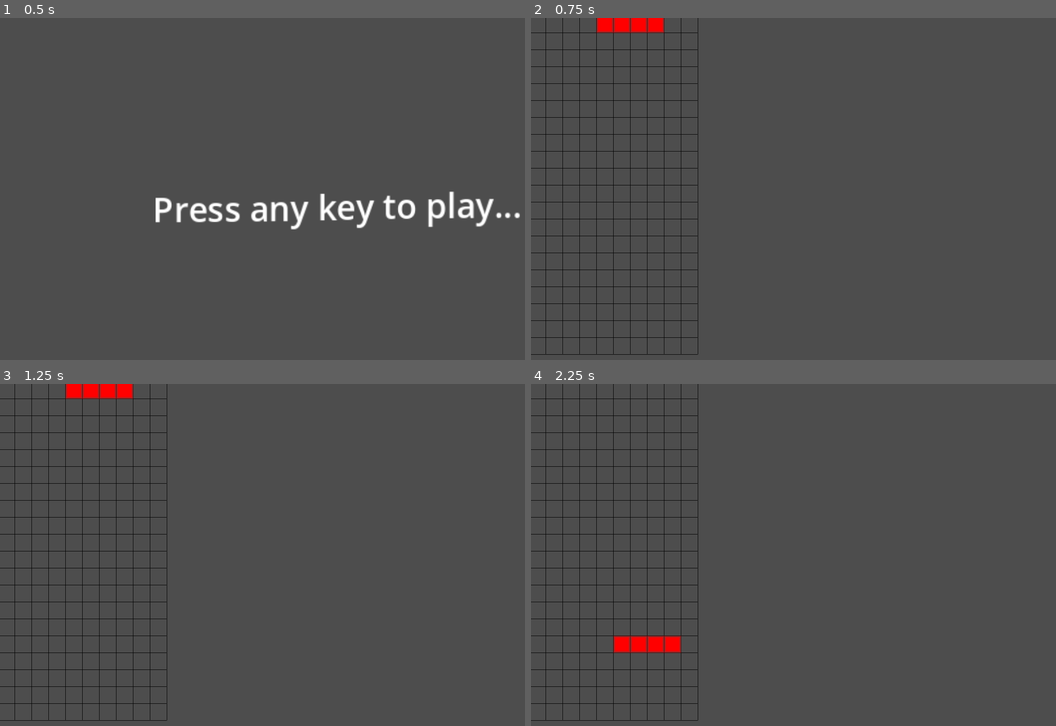
Above: before the commit, frames 1-4 (two rows, left to right).
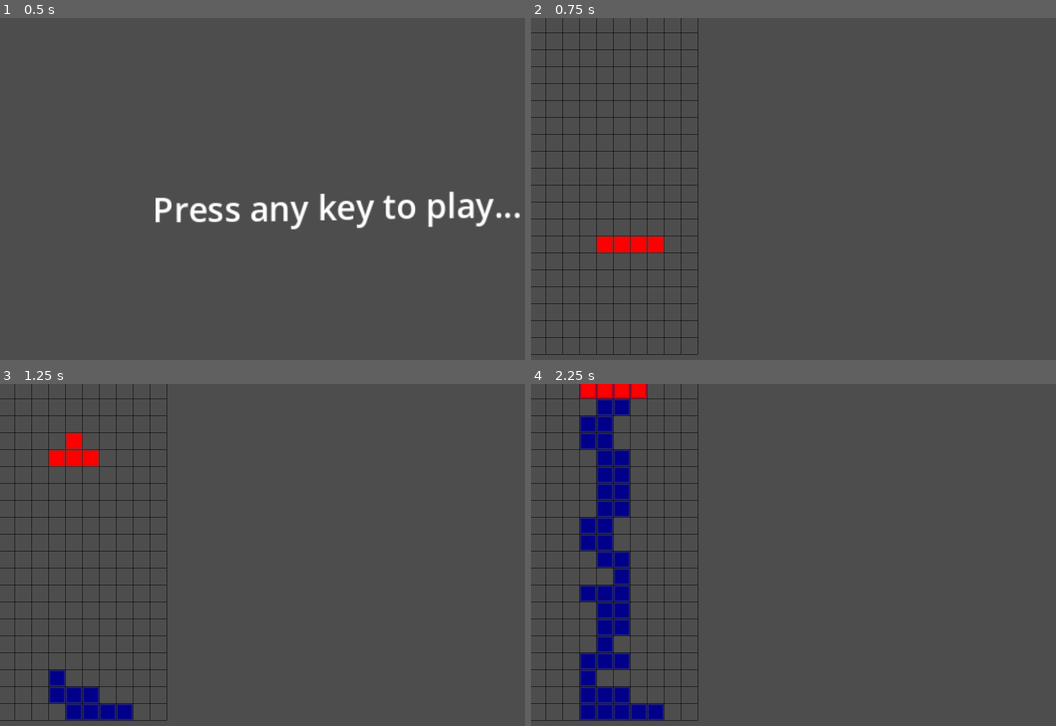
Above: after the commit, the same moments.

Repository: abFrancisco/tetris_clone
Game: Godot game, scene res://main.tscn
Same seed, same stepped clock (60 frames per second), same inputs: the game is played once before the commit and once after it.
Inputs:
- Up to frame 1 (0.5 s): no input
- Up to frame 2 (0.75 s): tap Enter at 0.5 s; hold D (right) from 0.53 s (still down); tap Alt at 0.6 s
- Up to frame 3 (1.25 s): keep holding D (right); tap Tab at 0.8 s
- Up to frame 4 (2.25 s): release D (right) at 1.28 s; hold S (down) 1.28-2.03 s; tap Tab at 1.35 s; tap Ctrl at 1.55, 2.1 s; hold D (right) from 2.03 s (still down)

Frame 1 is identical in both runs. In frame 2, 1.3% of the frame differs, in the area x 12-26%, y 0-69%; in frame 3, 2.4%; in frame 4, 7.2%, in the area x 9-29%, y 0-99%.
Error after the commit: Out of bounds get index '255' (on base: 'PackedByteArray') (res://level.gd:155)

Commit message:
experimented different timer methodology

Diff:
--- a/level.gd
+++ b/level.gd
@@ -4,9 +4,12 @@
 var grid_width:int=10
 var game_grid:Array[PackedByteArray]
 const MAX_TICK_TIME=1.0
-const MIN_TICK_TIME=0.05
-const DROP_TICK_TIME=0.05
+const MIN_TICK_TIME=0.01
+const DROP_TICK_TIME=0.01
 var tick_time=MAX_TICK_TIME
+
+var previous_time:int
+var timer_clock:float = 0.0
 
 var pieces:Dictionary[String, Array]={
 	"o":[[1, 1], [1, 1]],
@@ -23,12 +26,20 @@
 var bag:Array=[['o', 'i', 'l', 'j', 's', 'z', 't'], ['o', 'i', 'l', 'j', 's', 'z', 't']]
 
 func _ready():
+	previous_time = Time.get_ticks_msec()
 	randomize()
 	fill_game_grid()
 	for element:Array in bag:
 		element.shuffle()
 	if current_piece==null:
 		spawn_piece()
+
+func _process(delta):
+	timer_clock += delta
+	print("processing loop")
+	if timer_clock > MIN_TICK_TIME:
+		process_timer_timeout()
+		timer_clock = 0
 
 func _draw():
 	for x in range(game_grid.size()):
@@ -90,13 +101,13 @@
 
 func move_piece(vec:Vector2):
 	#add tests before applying position
-	print("------------------------")
-	print("piece_position 1 - "+str(current_piece.piece_position))
+	#print("------------------------")
+	#print("piece_position 1 - "+str(current_piece.piece_position))
 	current_piece.piece_position += vec
-	print("piece_position 1 - "+str(current_piece.piece_position))
+	#print("piece_position 1 - "+str(current_piece.piece_position))
 	if is_current_piece_overlapping():
 		current_piece.piece_position -= vec
-		print("piece_position 1 - "+str(current_piece.piece_position))
+		#print("piece_position 1 - "+str(current_piece.piece_position))
 		if vec==Vector2.DOWN:
 			commit_current_piece()
 	render()
@@ -182,4 +193,11 @@
 	print(final_string)
 
 func _on_tick_timer_timeout():
+	print("time passed is = " + str(Time.get_ticks_msec() - previous_time))
+	previous_time = Time.get_ticks_msec()
 	move_piece(Vector2.DOWN)
+
+func process_timer_timeout():
+	print("time passed is = " + str(Time.get_ticks_msec() - previous_time))
+	previous_time = Time.get_ticks_msec()
+	move_piece(Vector2.DOWN)
--- a/level.tscn
+++ b/level.tscn
@@ -7,6 +7,5 @@
 
 [node name="TickTimer" type="Timer" parent="."]
 unique_name_in_owner = true
-autostart = true
 
 [connection signal="timeout" from="TickTimer" to="." method="_on_tick_timer_timeout"]
